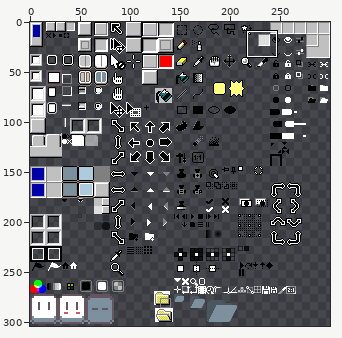
Sprite sheet -- Aseprite 95/sheet.png. The picture above shows the old version from afar; the outline marks the close-up.
Close-up. Before the commit:
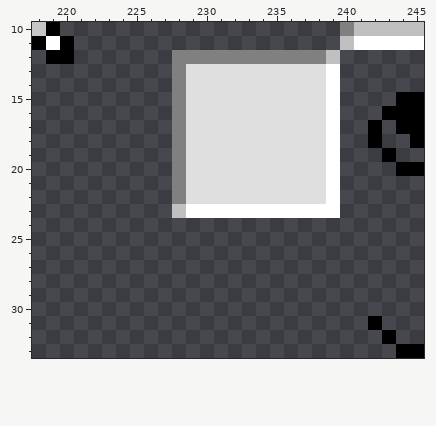
The file is 300x304 pixels. Pixels under 10% opacity are left out. Colours within 5 levels of each other are drawn and written as one. Shown: x 218..245, y 10..33.
And afterwards:
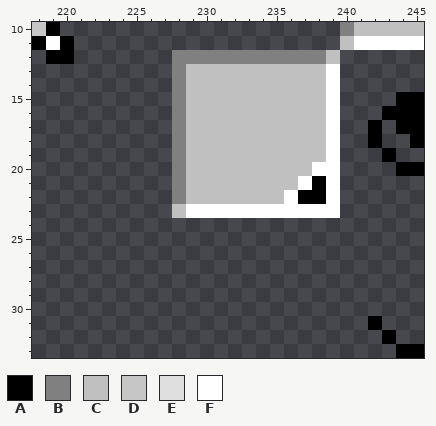
Palette (. is transparent): A #000000  B #808080  C #c0c0c0  D #c6c6c6  E #dfdfdf  F #ffffff
Commit message: Update selected cel part
Edits made:
@@ x 227..240 @@
 12 .BBBBBBBBBBBC.
-13 .BEEEEEEEEEEF.
-14 .BEEEEEEEEEEF.
-15 .BEEEEEEEEEEF.
-16 .BEEEEEEEEEEF.
-17 .BEEEEEEEEEEF.
-18 .BEEEEEEEEEEF.
-19 .BEEEEEEEEEEF.
-20 .BEEEEEEEEEEF.
-21 .BEEEEEEEEEEF.
-22 .BEEEEEEEEEEF.
+13 .BCCCCCCCCCCF.
+14 .BCCCCCCCCCCF.
+15 .BCCCCCCCCCCF.
+16 .BCCCCCCCCCCF.
+17 .BCCCCCCCCCCF.
+18 .BCCCCCCCCCCF.
+19 .BCCCCCCCCCCF.
+20 .BCCCCCCCCCFF.
+21 .BCCCCCCCCFAF.
+22 .BCCCCCCCFAAF.
 23 .CFFFFFFFFFFF.
